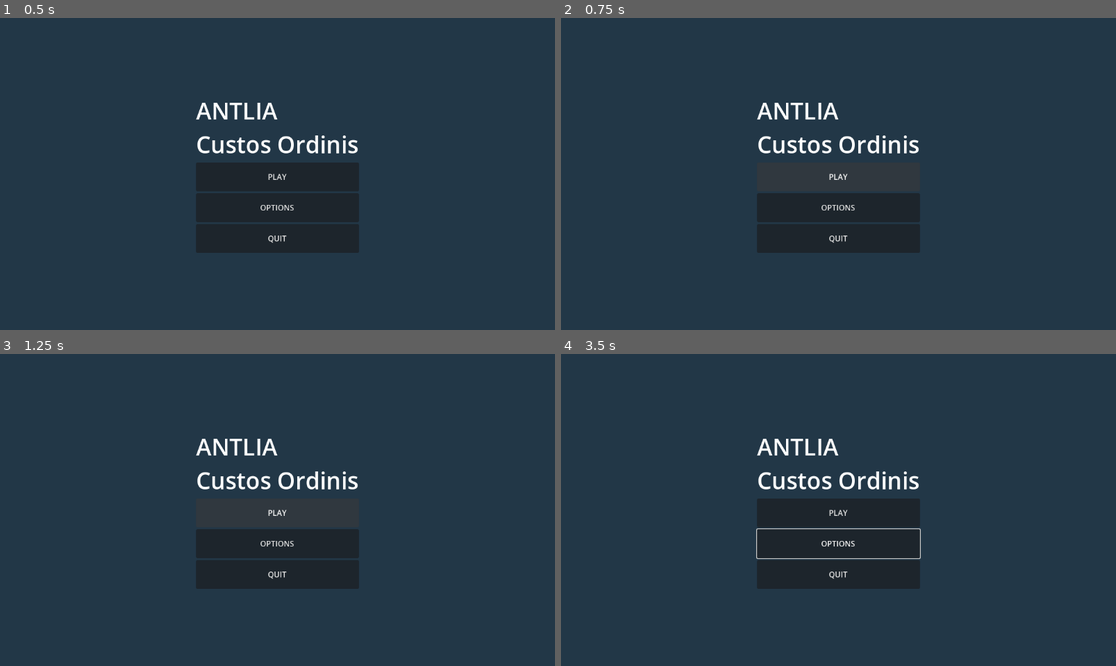
Above: before the commit, frames 1-4 (two rows, left to right).
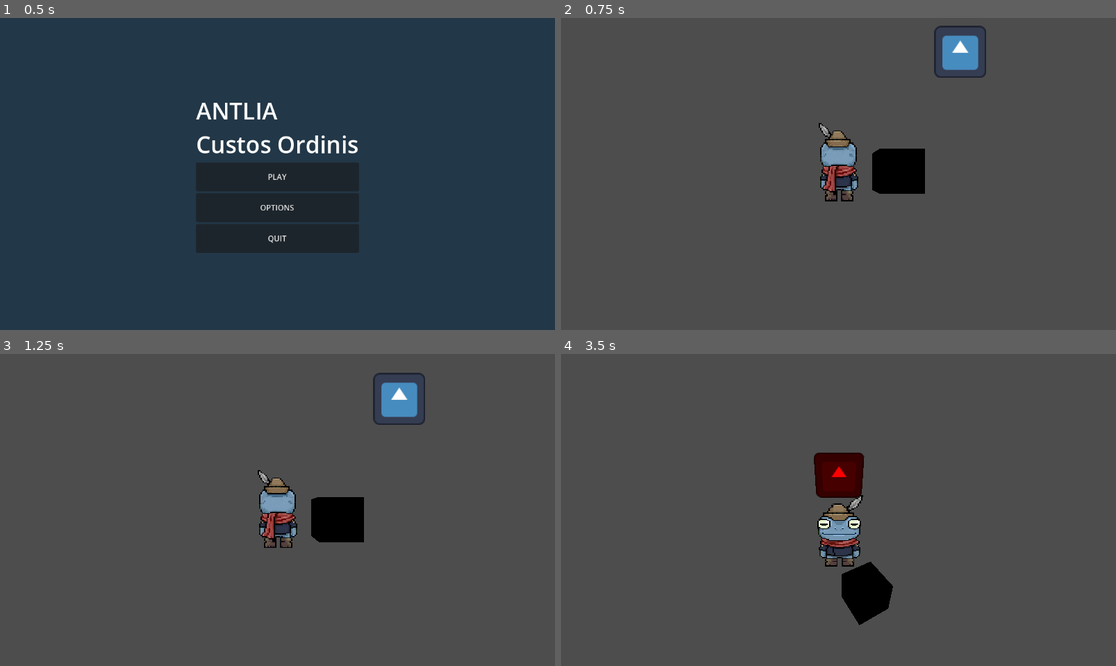
Above: after the commit, the same moments.

Repository: DBorgKiwami/group-project
Game: Godot game, scene res://scenes/menu/mainmenu.tscn
Two runs of this game, one before a commit and one after it. Both use one fixed random seed, a clock stepped at 60 frames per second and the inputs below. The engine's default icon, where the game draws it, is replaced by a stand-in: a white triangle on a blue panel in a dark square.
Inputs (mouse positions are in pixels of both pictures, inside the frame that each line leads up to):
- Up to frame 1 (0.5 s): no input
- Up to frame 2 (0.75 s): click "PLAY" at 0.5 s
- Up to frame 3 (1.25 s): no input
- Up to frame 4 (3.5 s): click (838, 513) at 1.25 s, where only the run before the commit has a clickable "PLAY"; tap Enter (ui_accept) at 2, 2.27, 3.02 s; move the mouse to (960, 494) at 2.02 s; hold Right (ui_right) 2.03-2.78 s; hold Shift (attack) 2.03-2.78 s; move the mouse to (727, 525) at 2.77 s; hold Down (ui_down) from 2.78 s (still down); tap / (grapple) at 2.85 s

Frame 1 is identical in both runs. In frame 2, 99% of the frame differs, in the area x 0-100%, y 0-100%; in frame 3, 99%; in frame 4, 100%.

Commit message:
Update mainmenu.tscn

Diff:
--- a/scenes/menu/mainmenu.tscn
+++ b/scenes/menu/mainmenu.tscn
@@ -1,6 +1,7 @@
 [gd_scene format=3 uid="uid://drpfqlwnfvg6h"]
 
 [ext_resource type="Script" uid="uid://bn4yqwk08hx4l" path="res://scripts/menu/mainmenu.tscn.gd" id="1_h1rx6"]
+[ext_resource type="PackedScene" uid="uid://dx15ixrrkailj" path="res://scenes/levels/3d/testlevel.tscn" id="2_vvhkv"]
 
 [node name="MainMenu" type="Control" unique_id=2110297206]
 layout_mode = 3
@@ -10,6 +11,7 @@
 grow_horizontal = 2
 grow_vertical = 2
 script = ExtResource("1_h1rx6")
+game_scene = ExtResource("2_vvhkv")
 
 [node name="Background" type="ColorRect" parent="." unique_id=1277123511]
 layout_mode = 1
